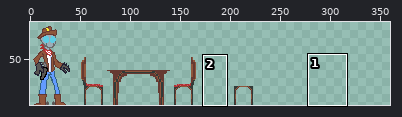
Two versions of one pixel-art file, Assets/Sprites/Game Jam (Brandon)/Saloon Assets/SpriteSheets/SpriteSheet2.ase. Above: a wide view before the commit, with the close-up outlined.
Close-up. Before:
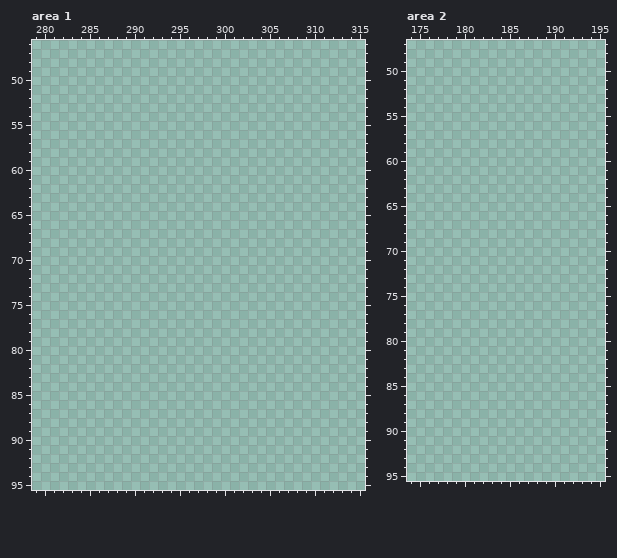
360x96 pixels, 1 frame. Shown: area 1: x 279..315, y 46..95; area 2: x 174..195, y 47..95. The wide view leaves out empty margins. The commit also changed other parts of the picture, which this record leaves out.
Now the later version:
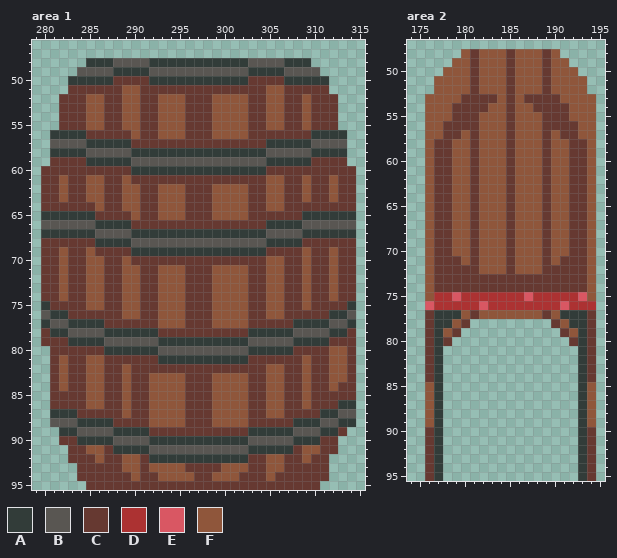
Palette (. is transparent): A #323c39  B #595652  C #663931  D #ac3232  E #d95763  F #8f563b
The edit:
Changed rows in their new state; - is an unchanged pixel.
Area 1:
first column x 280:
48 -----AAABBBBAAAAAAAAAAABBBBAAA-----
49 ----BBBBAAAABBBBBBBBBBBAAAABBBB----
50 ---AAAAACCCCAAAAAAAAAAACCCCAAAAA---
51 ---CCCCCCFFCCCCCCCCCCCCCCFFCCCCC---
52 --CCCFFCCFFCCFFFCCCFFFFCCFFCCFCCC--
53 --CCCFFCCFFCCFFFCCCFFFFCCFFCCFCCC--
54 --CCCFFCCFFCCFFFCCCFFFFCCFFCCFCCC--
55 --CCCFFCCFFCCFFFCCCFFFFCCFFCCFCCC--
56 -AAAACCCCCFCCFFFCCCFFFFCCCCCCCAAAA-
57 -BBBBAAAAACCCCCCCCCCCCCCCAAAAABBBB-
58 -AAAABBBBBAAAAAAAAAAAAAAABBBBBAAAA-
59 -CCCCAAAAABBBBBBBBBBBBBBBAAAAACCCC-
60 CCCCCCCCCCAAAAAAAAAAAAAAACCCCCCCCCC
61 CCFCCFFCCFCCCCCCCCCCCCCCCFFCCFCCFCC
62 CCFCCFFCCFFCCFFFCCCFFFFCCFFCCFCCFCC
63 CCFCCFFCCFFCCFFFCCCFFFFCCFFCCFCCFCC
64 CCCCCCFCCFFCCFFFCCCFFFFCCFFCCCCCCCC
65 AAAAAACCCCFCCFFFCCCFFFFCCCCCCAAAAAA
66 BBBBBBAAAACCCCCCCCCCCCCCCAAAABBBBBB
67 AAAAAABBBBAAAAAAAAAAAAAAABBBBAAAAAA
68 CCCCCCAAAABBBBBBBBBBBBBBBAAAACCCCCC
69 CCFCCFCCCCAAAAAAAAAAAAAAACCCCFCCFCC
70 CCFCCFFCCFCCCCCCCCCCCCCCCFFCCFCCFCC
71 CCFCCFFCCFFCCFFFCCCFFFFCCFFCCFCCFCC
72 CCFCCFFCCFFCCFFFCCCFFFFCCFFCCFCCFCC
73 CCFCCFFCCFFCCFFFCCCFFFFCCFFCCFCCFCC
74 CCFCCFFCCFFCCFFFCCCFFFFCCFFCCFCCFCC
75 ACCCCFFCCFFCCFFFCCCFFFFCCFFCCFCCCCA
76 BAACCCCCCFFCCFFFCCCFFFFCCFFCCCCCAAB
77 ABBAAAACCCCCCFFFCCCFFFFCCCCCAAAABBA
78 CAABBBBAAAAAACCCCCCCCCCAAAAABBBBAAC
79 CCCAAAABBBBBBAAAAAAAAAABBBBBAAAACCC
80 -CCCCCCAAAAAABBBBBBBBBBAAAAACCCCFFC
81 -CFCCFFCCCCCCAAAAAAAAAACCCCCCFCCFFC
82 -CFCCFFCCFCCCCCCCCCCCCCCCFFCCFCCFFC
83 -CFCCFFCCFCCFFFFCCCFFFFCCFFCCFCCFFC
84 -CFCCFFCCFCCFFFFCCCFFFFCCFFCCFCCFCC
85 -CCCCFFCCFCCFFFFCCCFFFFCCFFCCFCCCCC
86 -CCCCFFCCFCCFFFFCCCFFFFCCFFCCFCCCAA
87 -AAACCCCCFCCFFFFCCCFFFFCCFFCCCCAABB
88 -BBBAAAACCCCFFFFCCCFFFFCCCCCAAABBAA
89 --AABBBBAAAACCCCCCCCCCCAAAAABBBAAC-
90 --CCAAAABBBBAAAAAAAAAAABBBBBAAACC--
91 ---CCFFCAAAABBBBBBBBBBBAAAAACFFCC--
92 ---CCCFCCFFCAAAAAAAAAAACCFFCCFCC---
93 ----CCCCCFFCFFFFCCCCFFFCCFFCCCCC---
94 ----CCCCCCFCCFFFFCCFFFCCCFCCCCCC---
95 -----CCCCCCCCCCCCCCCCCCCCCCCCCC----
Area 2:
first column x 176:
48 ----FCFFFCFFFCF----
49 ---FFCFFFCFFFCFF---
50 --FFFCFFFCFFFCFFF--
51 -FFFFCFFFCFFFCFFFF-
52 -FFFFCFFFCFFFCFFFF-
53 FFFFCCCCFCFCCCCFFFF
54 FFFCCCCFFCFFCCCCFFF
55 FFFCCCFFFCFFFCCCFFF
56 FFCCCCFFFCFFFCCCCFF
57 FFCCFCFFFCFFFCFCCFF
58 FCCFFCFFFCFFFCFFCCF
59 FCCFFCFFFCFFFCFFCCF
60 FCCFFCFFFCFFFCFFCCF
61 FCCFFCFFFCFFFCFFCCF
62 FCCFFCFFFCFFFCFFCCF
63 FCCFFCFFFCFFFCFFCCF
64 FCCFFCFFFCFFFCFFCCF
65 FCCFFCFFFCFFFCFFCCF
66 FCCFFCFFFCFFFCFFCCF
67 FCCFFCFFFCFFFCFFCCF
68 FCCFFCFFFCFFFCFFCCF
69 FCCFFCFFFCFFFCFFCCF
70 FCCFFCFFFCFFFCFFCCF
71 FCCCFCFFFCFFFCFCCCF
72 FCCCCCFFFCFFFCCCCCF
73 FCCCCCCCCCCCCCCCCCF
74 FCCCCCCCCCCCCCCCCCF
75 FDDEDDDDDDDEDDDDDEF
76 EDDDDDEDDDDDDDDEDDD
77 CAAAFCFFFFFFFCFAAAC
78 CAAFC---------CFAAC
79 CAFC-----------CFAC
80 CAC-------------CAC
81 CA---------------AC
82 CA---------------AC
83 CA---------------AC
84 CA---------------AC
85 FA---------------AF
86 FA---------------AF
87 FA---------------AF
88 FA---------------AF
89 FA---------------AF
90 CA---------------AC
91 CA---------------AC
92 CA---------------AC
93 CA---------------AC
94 CA---------------AC
95 CA---------------AC
Where, in picture pixels (left, top, right, bottom), the same in both close-ups:
added: (41, 58, 356, 490)
added: (425, 49, 596, 481)
